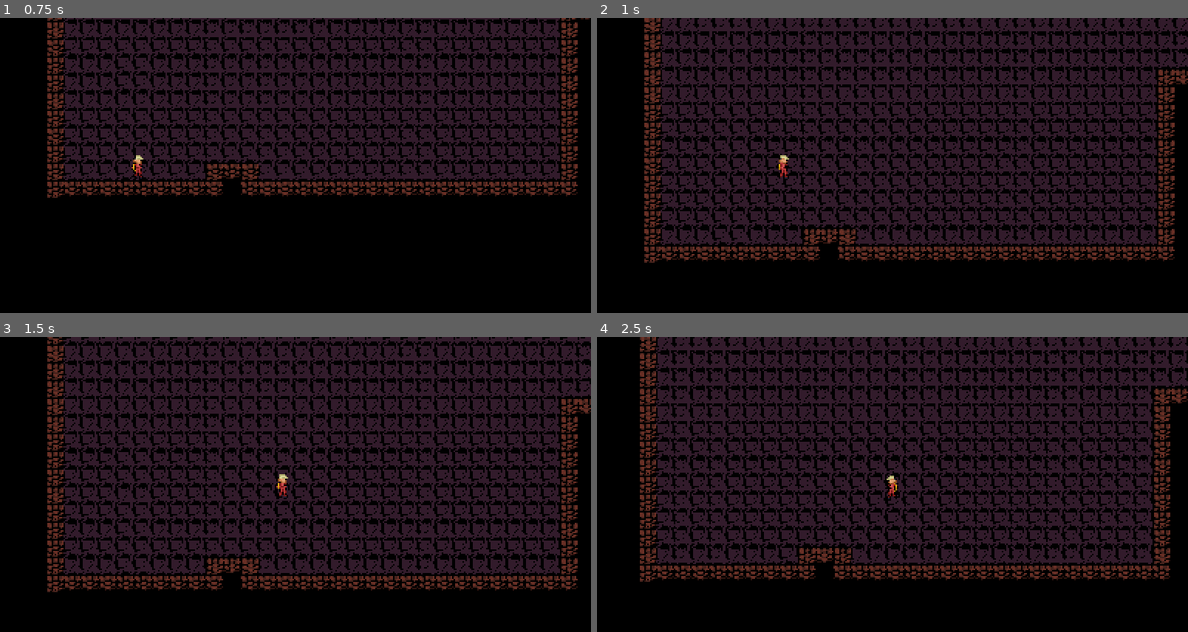
Above: before the commit, frames 1-4 (two rows, left to right).
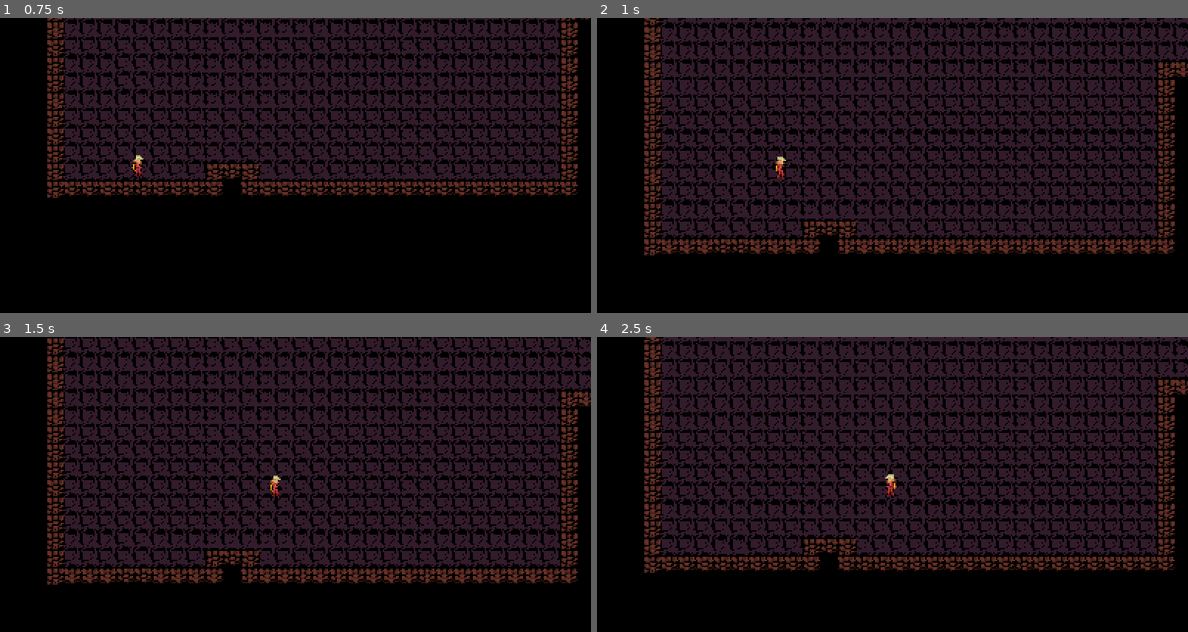
Above: after the commit, the same moments.

Repository: Mohamedyk10/inoxxtag-unclimb
Game: Godot game, scene res://main.tscn
The game is run twice, just before and just after one commit, with the same random seed, the same clock (stepped at 60 frames per second) and the same inputs.
Inputs:
- Up to frame 1 (0.75 s): hold Right (RIGHT) from 0.53 s (still down); hold Shift (HOLD) from 0.53 s (still down)
- Up to frame 2 (1 s): keep holding Right (RIGHT); keep holding Shift (HOLD); tap Space (JUMP) at 0.77, 0.8 s
- Up to frame 3 (1.5 s): keep holding Right (RIGHT); tap Space (JUMP) at 1.07, 1.35 s; release Shift (HOLD) at 1.28 s
- Up to frame 4 (2.5 s): tap Space (JUMP) at 1.52, 1.82, 2.3 s; tap Shift (HOLD) at 1.55 s; release Right (RIGHT) at 2.03 s; hold Left (LEFT) from 2.03 s (still down); hold Shift (HOLD) from 2.03 s (still down)

Frame 1 is identical in both runs. In frame 2, 34% of the frame differs, in the area x 8-100%, y 0-83%; in frame 3, 36%; in frame 4, 39%, in the area x 7-100%, y 0-83%.

Commit message:
Minor changes

Diff:
--- a/inoxtag-unclimb/player.gd
+++ b/inoxtag-unclimb/player.gd
@@ -50,28 +50,24 @@
 	if is_on_floor():
 		vertical_speed = 0
 
-	if !Input.is_action_pressed("HOLD"):
-		uses_ice_axe = false
+	uses_ice_axe = false
+	if is_on_wall() and Input.is_action_pressed("HOLD"):
+		uses_ice_axe = true
 
-	if Input.is_action_pressed("LEFT") and !uses_ice_axe:
+	if Input.is_action_pressed("LEFT") and not uses_ice_axe:
 		velocity[0] += -HORIZONTAL_SPEED
+		orientation = "left"
 		if lantern_status:
 			animation = "run_right_lantern"
-			orientation = "left"
 		else:
 			animation = "run_right"
-			orientation = "left"
-	if Input.is_action_pressed("RIGHT") and !uses_ice_axe:
+	if Input.is_action_pressed("RIGHT") and not uses_ice_axe:
 		velocity[0] += HORIZONTAL_SPEED
+		orientation = "right"
 		if lantern_status:
 			animation = "run_right_lantern"
-			orientation = "right"
 		else :
 			animation = "run_right"
-			orientation = "right"
-
-	if is_on_wall() and Input.is_action_pressed("HOLD"):
-		uses_ice_axe = true
 
 	if uses_ice_axe:
 		vertical_speed = 0
@@ -87,21 +83,21 @@
 				velocity[1] = vertical_speed
 				$Animation.play("jump")
 				move_and_slide()
-				await(100)
+				return
+				#await(100)
 		animation = "jump"
 	else:
 		is_jumping = false
 
 	if not is_jumping and not uses_ice_axe:
 		vertical_speed += GRAVITY_ACCELERATION * delta
+
 	if uses_ice_axe:
 		animation = "climb_no_move"
 		if orientation == "right":
 			velocity[0] += 1
 		else:
 			velocity[0] -= 1
-		if !move_and_slide():
-			uses_ice_axe = false
 		if Input.is_action_pressed("UP") and uses_ice_axe:
 			vertical_speed -= VERTICAL_SPEED
 			animation = "climb_up_or_down"
